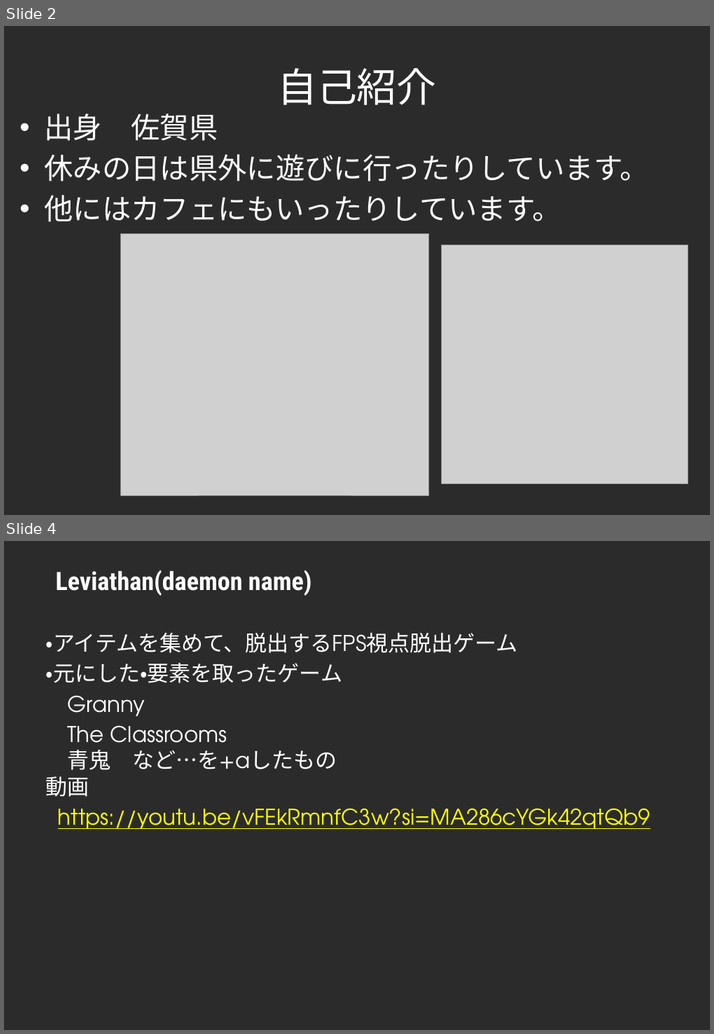
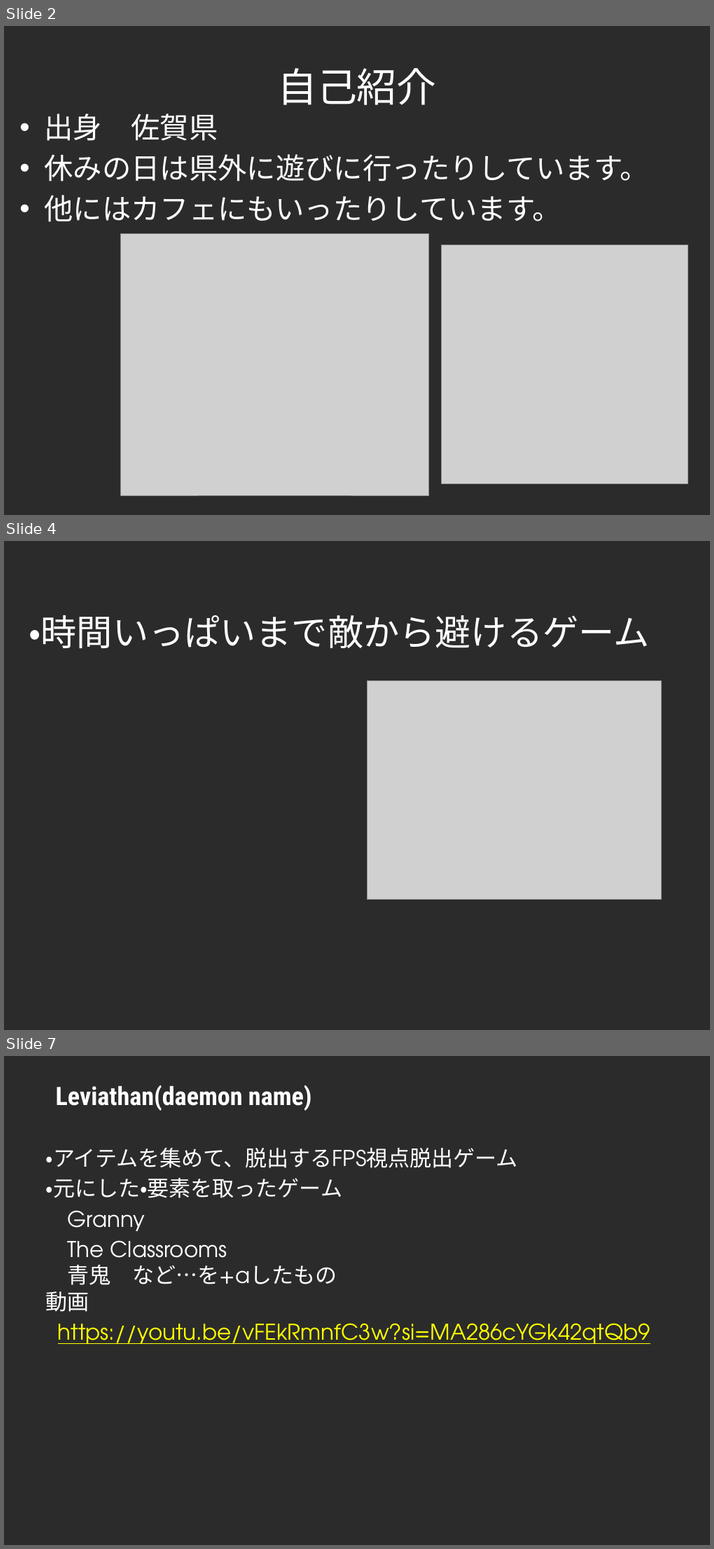
Before and after one commit to oreda1/Employment, a slide deck: ポートフォリオ.pptx. Shown one above the other, each under a label of ours: slides 2 and 4 before the commit, slides 2, 4 and 7 after it; the slides between them are not shown. The pictures are 714x1034 and 714x1549 pixels, drawn with LibreOffice and Linux fonts; fonts in the diff are those of the drawing; grey boxes stand for pictures; background and template pictures are left out; a plain dark background stands for a picture behind light text. Boxes give left, top, right and bottom in pixels: in the first picture for what was removed or moved away, otherwise in the second. Text is boxed around its words. In the diff, an @@ line names an element or a change of style, - is before the commit and + after.

```diff
--- a/ポートフォリオ.pptx
+++ b/ポートフォリオ.pptx
@@ slide 4 added at (4,541,710,1030), background picture (left out) @@
@@ title added at (28,615,649,648), 39.6 pt, text #FFFFFF @@
+・時間いっぱいまで敵から避けるゲーム
@@ picture added at (367,680,661,899) @@
@@ what was slide 4 is now slide 7 @@
```
Also in this commit, not shown: 1 slide changed, 2 other slides added, 5 other files.
